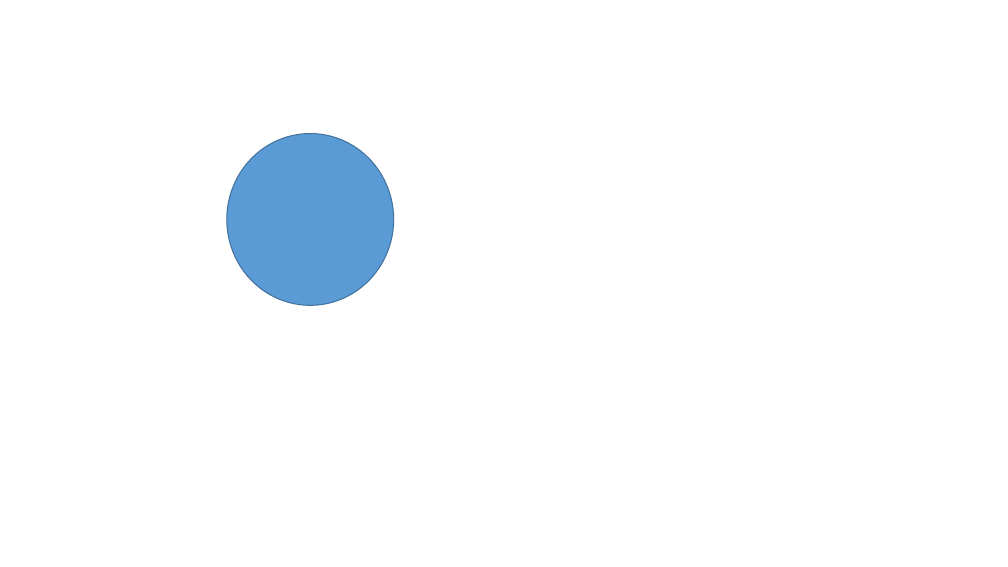
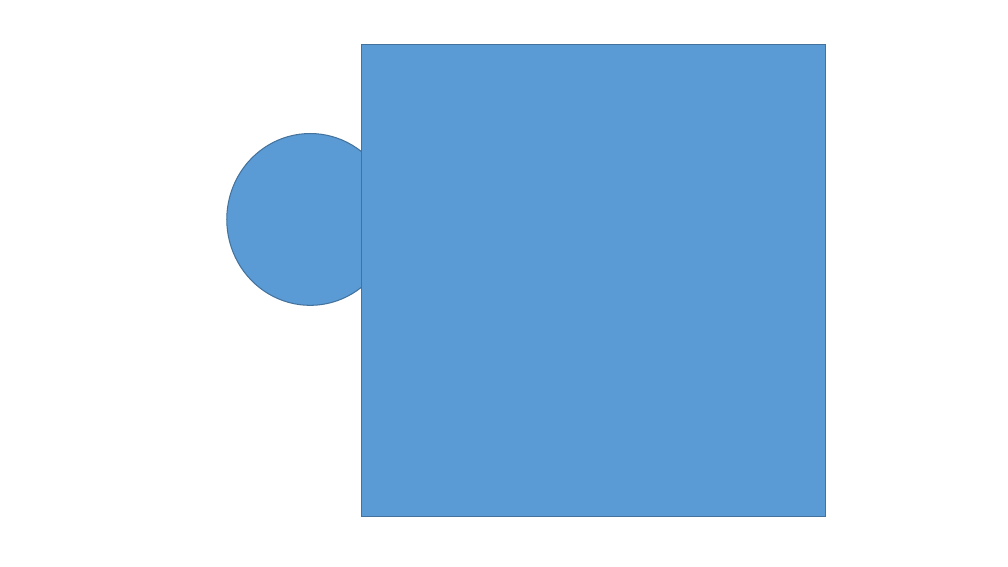
Before and after one commit to theovillar/Test1, a slide deck: slide 1 of Présentation1.pptx. Drawn at 1008x567 pixels with LibreOffice and Linux fonts; fonts in the diff are those of the drawing. Boxes give left, top, right and bottom in pixels: in the first picture for what was removed or moved away, otherwise in the second. Text is boxed around its words. In the diff, an @@ line names an element or a change of style, - is before the commit and + after.

Commit message:
yeah5

```diff
--- a/Présentation1.pptx
+++ b/Présentation1.pptx
@@ rectangle added at (361, 44, 826, 516), fill #5B9BD5, outline #43739E 1 pt @@
```
